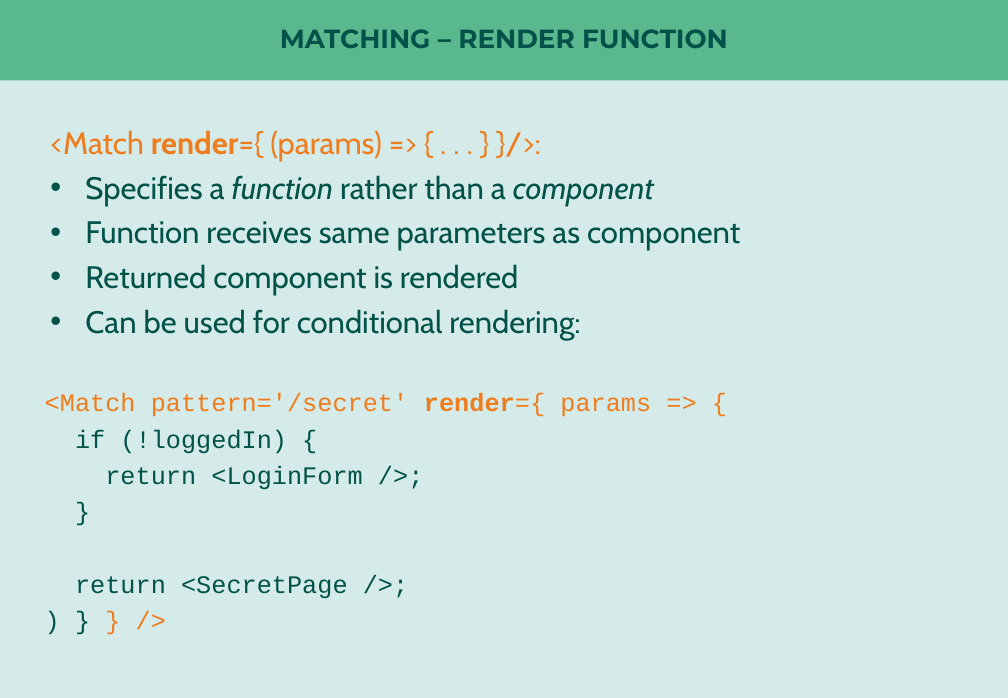
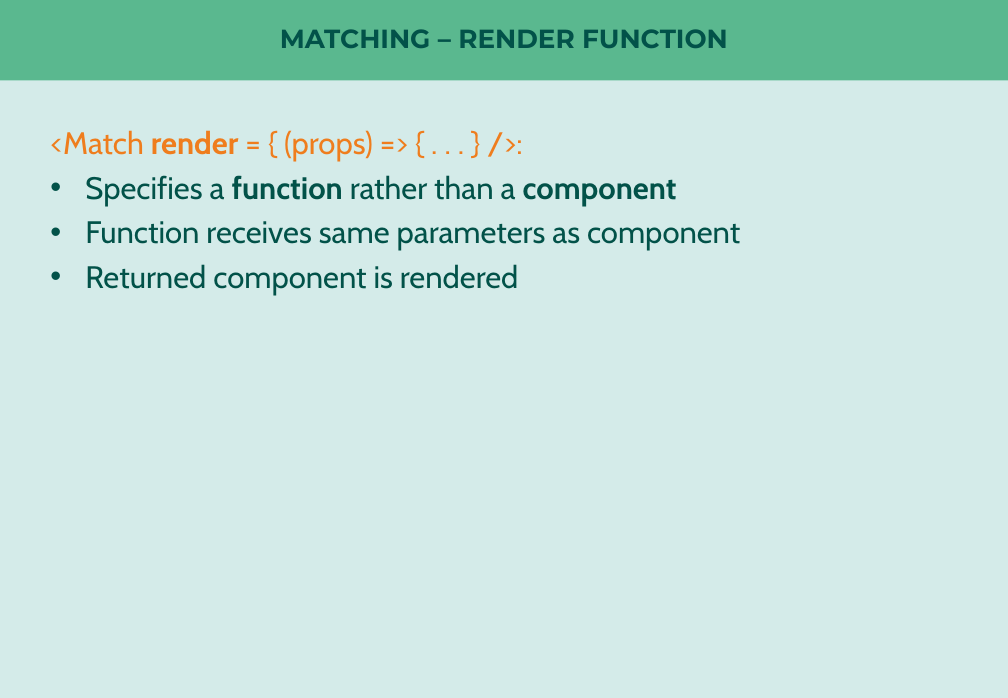
Before and after one commit to nilshartmann/react-rr4-example, a slide deck: slide 12 of react-router-meetup.pptx (slide 13 before the commit). Drawn at 1008x698 pixels with LibreOffice and Linux fonts; fonts in the diff are those of the drawing. Boxes give left, top, right and bottom in pixels: in the first picture for what was removed or moved away, otherwise in the second. Text is boxed around its words. In the diff, an @@ line names an element or a change of style, - is before the commit and + after.

```diff
--- a/react-router-meetup.pptx
+++ b/react-router-meetup.pptx
@@ text at bbox=[50, 130, 373, 162]: text changed @@
-<Match render={ (params) => { . . . } }/>:
+<Match render = { (props) => { . . . } />:
@@ text at bbox=[85, 175, 677, 206]: bold on, italic off in "function component" @@
@@ text at bbox=[85, 309, 580, 340]: paragraph removed @@
-• Can be used for conditional rendering:
@@ text removed at bbox=[45, 393, 651, 598] @@
-<Match pattern='/secret' render={ params => {
-if (!loggedIn) {
-return <LoginForm />;
-}
-return <SecretPage />;
-) } } />
```
Also in this commit, not shown: 10 other slides changed, 9 slides added, 5 slides removed.
